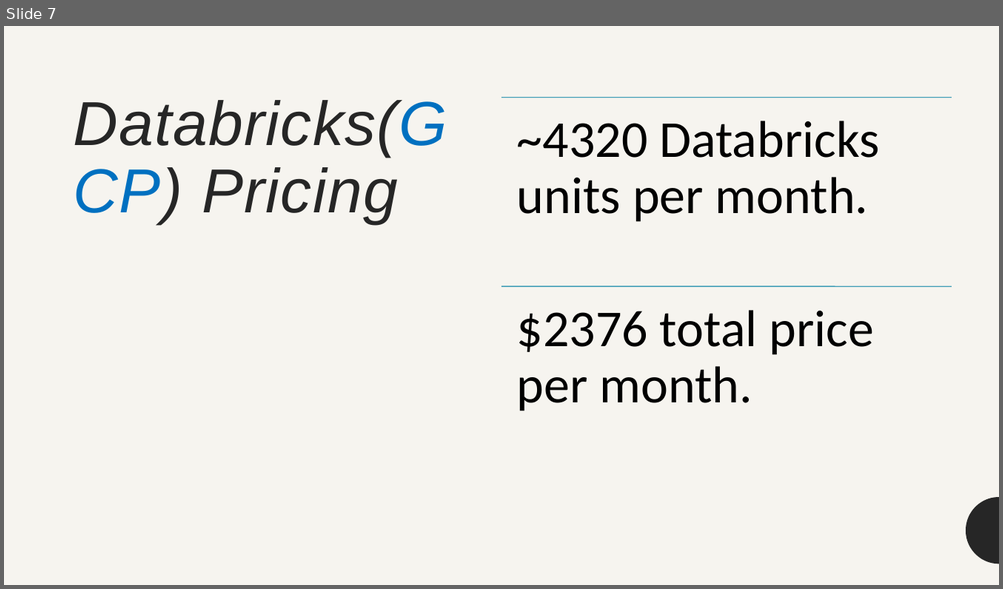
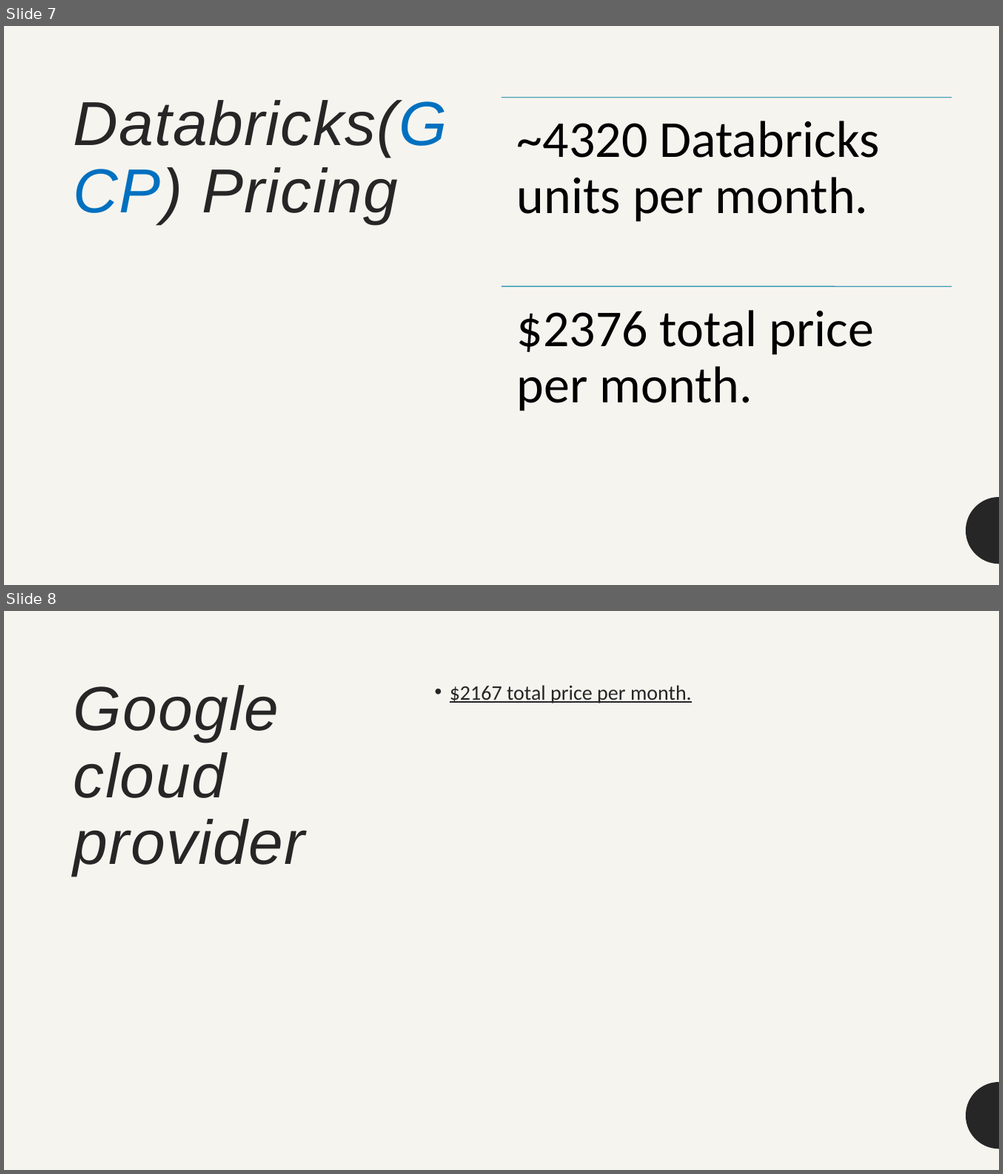
Before and after one commit to Warglaive/SaaS-MachineLearningPlatform-Research, a slide deck: Simple use case cost comparison/ResearchCostMLLibraries.pptx. Shown one above the other, each under a label of ours: slide 7 before the commit, slides 7 and 8 after it. The pictures are 1003x589 and 1003x1174 pixels, drawn with LibreOffice and Linux fonts; fonts in the diff are those of the drawing. Boxes give left, top, right and bottom in pixels: in the first picture for what was removed or moved away, otherwise in the second. Text is boxed around its words. In the diff, an @@ line names an element or a change of style, - is before the commit and + after.

```diff
--- a/Simple use case cost comparison/ResearchCostMLLibraries.pptx
+++ b/Simple use case cost comparison/ResearchCostMLLibraries.pptx
@@ slide 8 added at box(4, 611, 999, 1170), background #F6F4EF; not listed: 1 template element that a slide beside it also shows @@
@@ title added at box(74, 685, 305, 876), 60 pt, text #262626, italic @@
+Google cloud provider
@@ text added at box(449, 685, 691, 703), 20 pt, text #262626, underline @@
+• $2167 total price per month.
```
